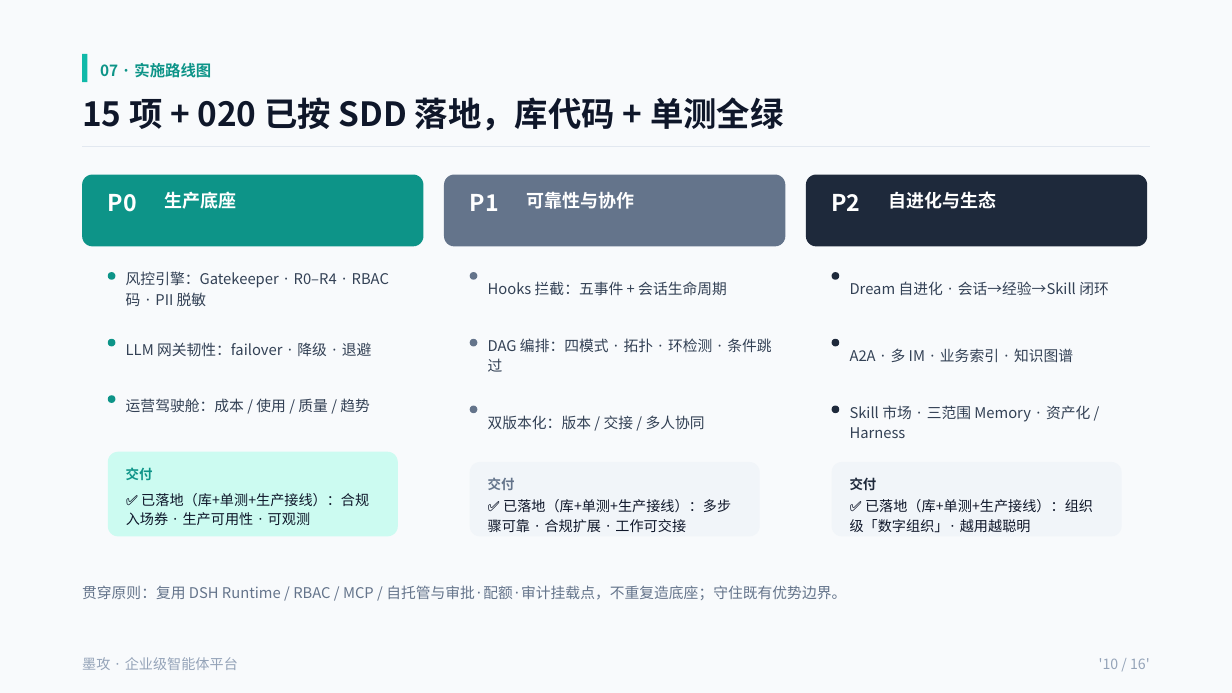
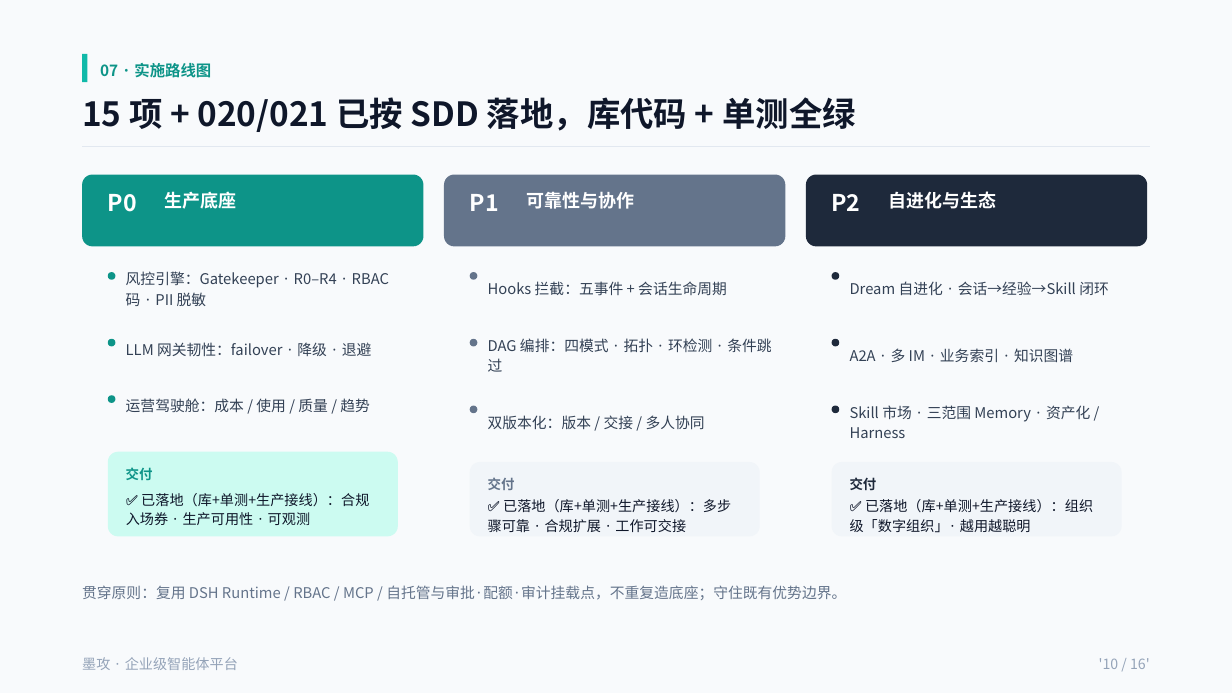
Before and after one commit to cooper2006/mogo, a slide deck: slide 10 of docs/intro-v4.pptx. Drawn at 1232x693 pixels with LibreOffice and Linux fonts; fonts in the diff are those of the drawing. Boxes give left, top, right and bottom in pixels: in the first picture for what was removed or moved away, otherwise in the second. Text is boxed around its words. In the diff, an @@ line names an element or a change of style, - is before the commit and + after.

```diff
--- a/docs/intro-v4.pptx
+++ b/docs/intro-v4.pptx
@@ text at (x1=82, y1=97, x2=856, y2=132): text changed @@
-15 项 + 020 已按 SDD 落地，库代码 + 单测全绿
+15 项 + 020/021 已按 SDD 落地，库代码 + 单测全绿
```
Also in this commit, not shown: 5 other slides changed, 4 other files.
